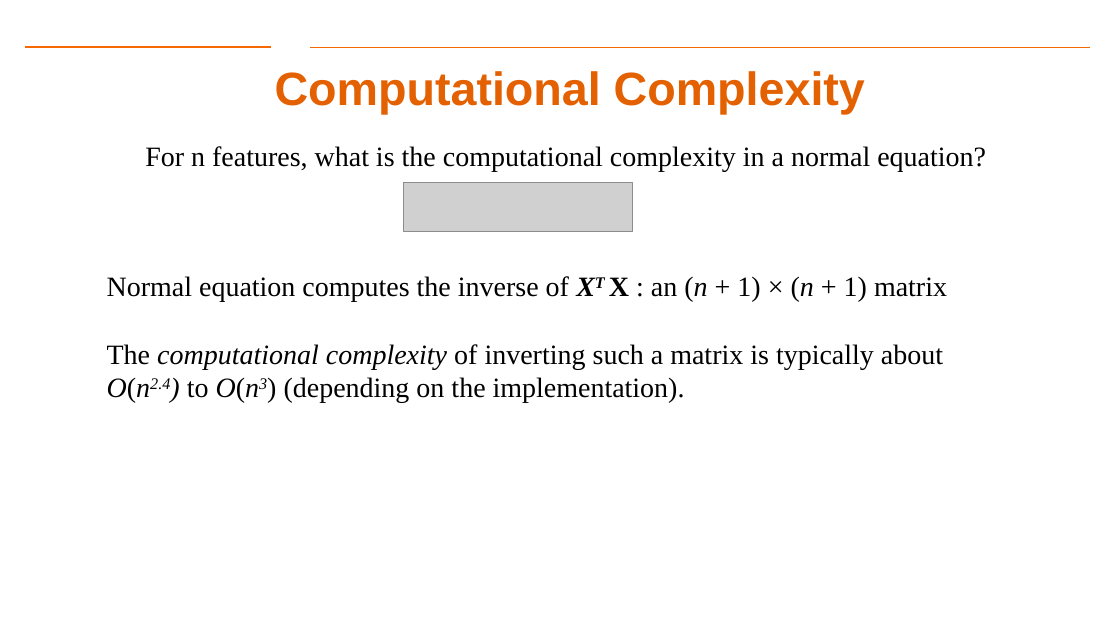
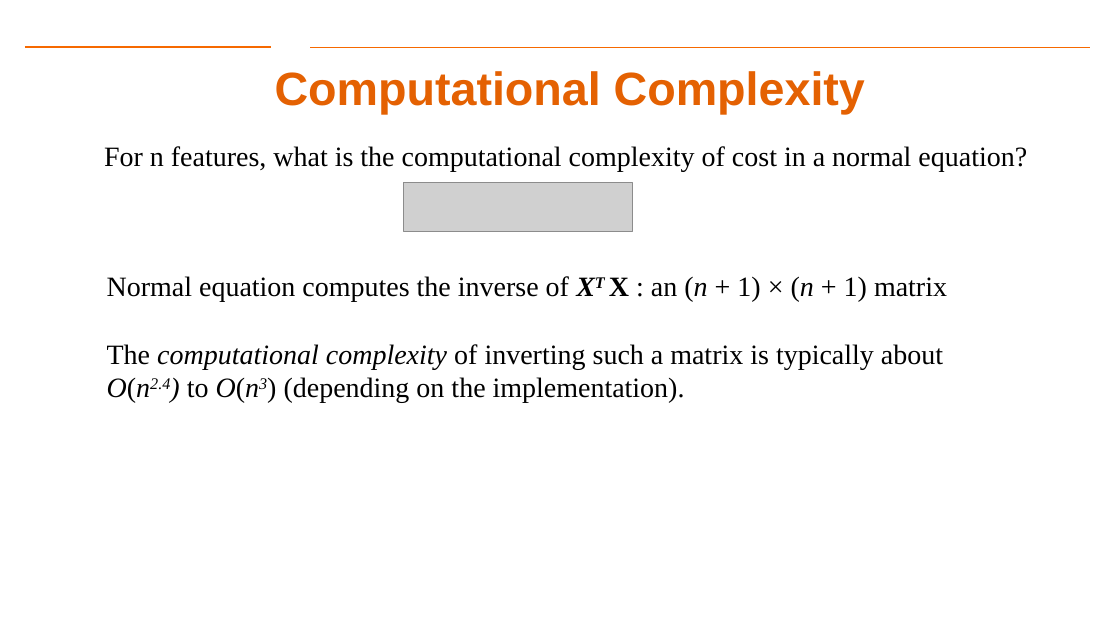
Before and after one commit to gk5951/RIT-DSCI-633-FDS, a slide deck: slide 16 of Syllabus/Lecture04/Lec04.pptx (slide 17 before the commit). Drawn at 1120x630 pixels with LibreOffice and Linux fonts; fonts in the diff are those of the drawing; grey boxes stand for pictures; background and template pictures are left out. Boxes give left, top, right and bottom in pixels: in the first picture for what was removed or moved away, otherwise in the second. Text is boxed around its words. In the diff, an @@ line names an element or a change of style, - is before the commit and + after.

```diff
--- a/Syllabus/Lecture04/Lec04.pptx
+++ b/Syllabus/Lecture04/Lec04.pptx
@@ text at box(104, 146, 1027, 171): text changed @@
-For n features, what is the computational complexity in a normal equation?
+For n features, what is the computational complexity of cost in a normal equation?
```
Also in this commit, not shown: 5 other slides changed, 1 slide added, 2 slides removed, 1 other file.
